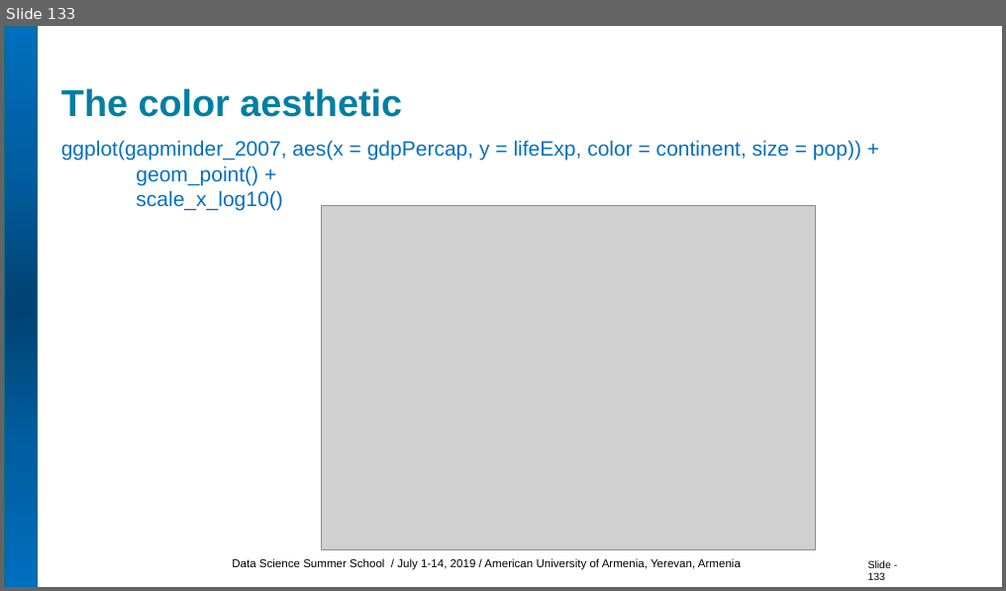
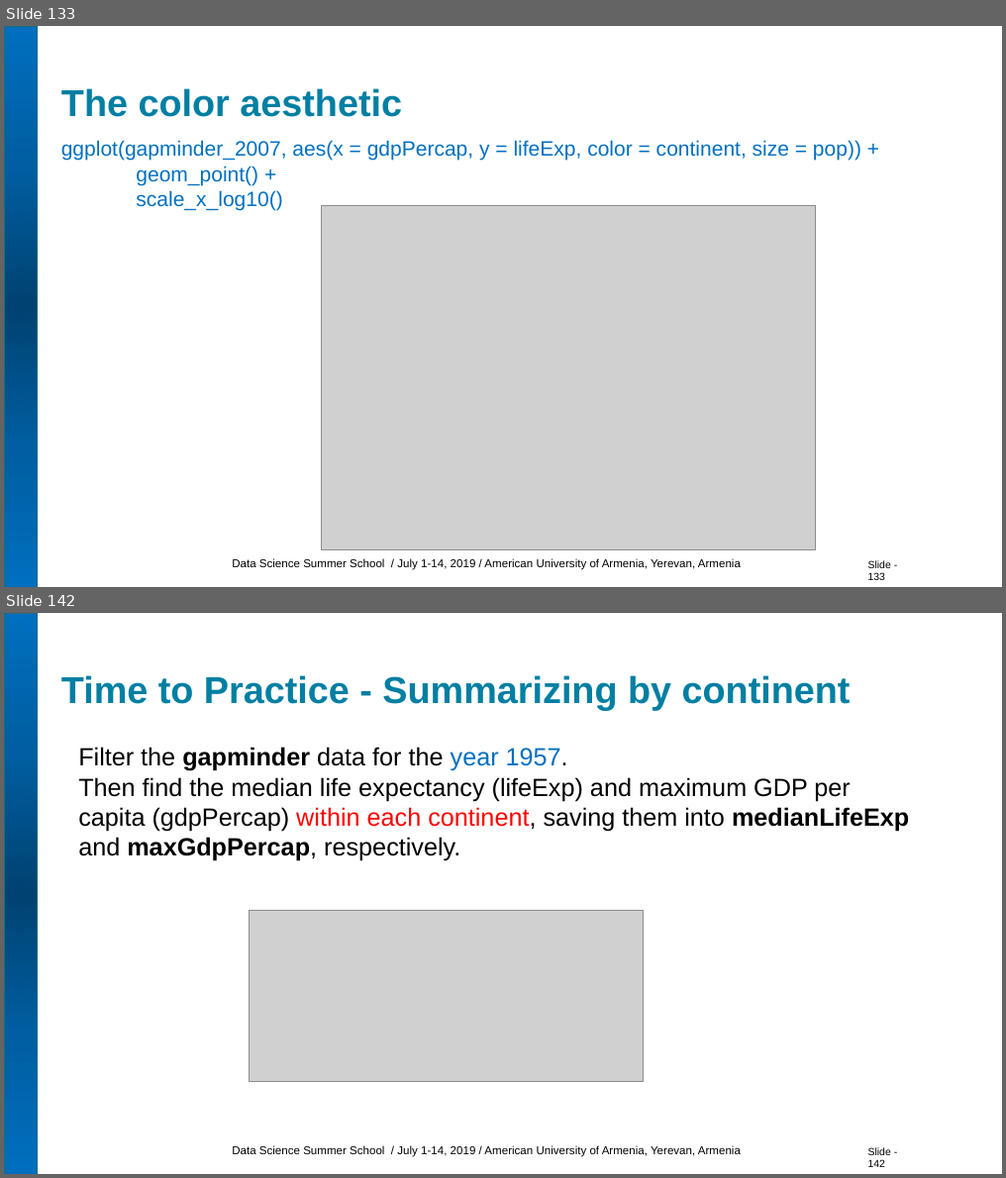
Before and after one commit to HermineGrigoryan/DS-Summer-School, a slide deck: R for Data Science/R for DS AUA.pptx. Shown one above the other, each under a label of ours: slide 133 before the commit, slides 133 and 142 after it; the slides between them are not shown. The pictures are 1006x591 and 1006x1178 pixels, drawn with LibreOffice and Linux fonts; fonts in the diff are those of the drawing; grey boxes stand for pictures. Boxes give left, top, right and bottom in pixels: in the first picture for what was removed or moved away, otherwise in the second. Text is boxed around its words. In the diff, an @@ line names an element or a change of style, - is before the commit and + after.

```diff
--- a/R for Data Science/R for DS AUA.pptx
+++ b/R for Data Science/R for DS AUA.pptx
@@ slide 142 added at (4,613,1002,1174), background #FFFFFF; not listed: 3 template elements that a slide beside it also shows @@
@@ title added at (61,675,850,711), 36 pt, text #007FA3, bold @@
+Time to Practice - Summarizing by continent
@@ text added at (78,747,909,861), 24 pt, text #000000 @@
+Filter the gapminder data for the year 1957.
+Then find the median life expectancy (lifeExp) and maximum GDP per capita (gdpPercap) within each continent, saving them into medianLifeExp and maxGdpPercap, respectively.
@@ picture added at (249,911,644,1082) @@
```
Also in this commit, not shown: 21 slides changed, 35 other slides added, 1 other file.
